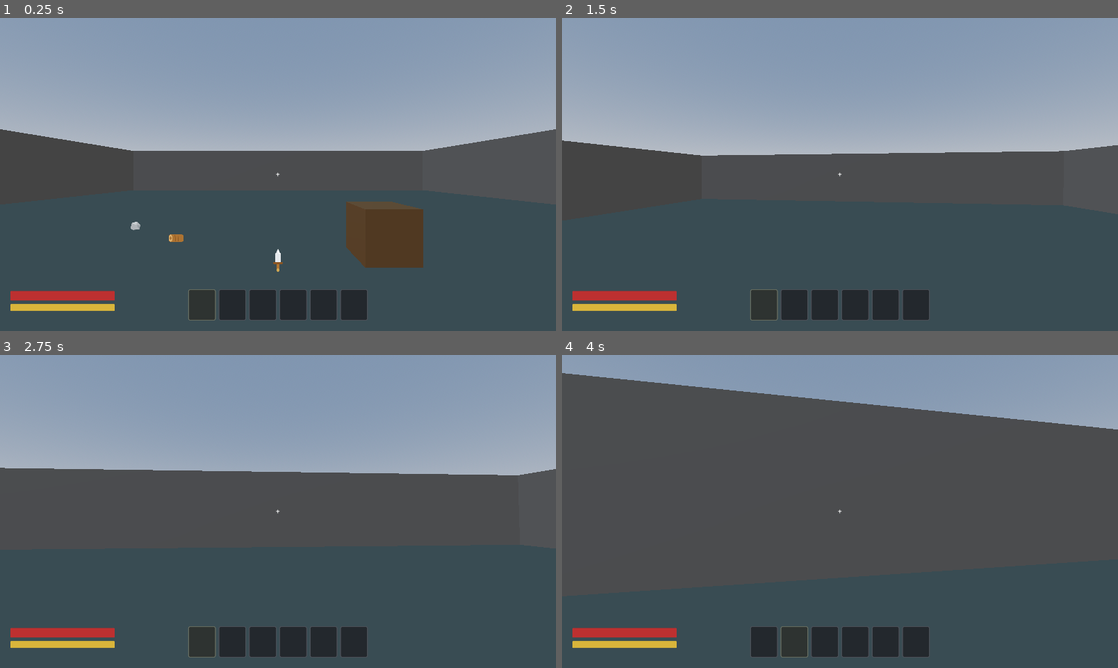
Above: before the commit, frames 1-4 (two rows, left to right).
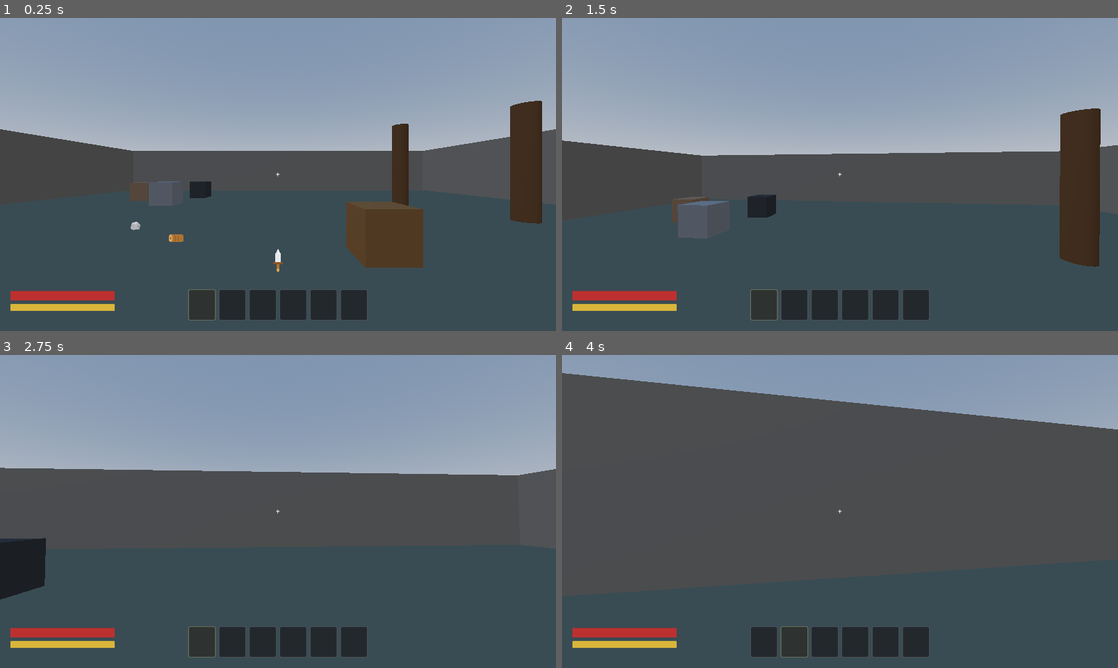
Above: after the commit, the same moments.

Repository: RosierKirill/QuietPlaceGame
Game: Godot game, scene res://world/test_room.tscn
The game is run twice, just before and just after one commit, with the same random seed, the same clock (stepped at 60 frames per second) and the same inputs.
Inputs (mouse positions are in pixels of both pictures, inside the frame that each line leads up to):
- Up to frame 1 (0.25 s): no input
- Up to frame 2 (1.5 s): tap Enter at 0.5 s; move the mouse to (867, 174) at 0.52 s; hold Mouse wheel down (hotbar_next) 0.53-1.28 s; hold W (move_forward) from 0.53 s (still down); tap Space (jump) at 0.77 s; move the mouse to (812, 174) at 1.27 s; tap Mouse wheel up (hotbar_previous) at 1.35 s
- Up to frame 3 (2.75 s): keep holding W (move_forward); tap Space (jump) at 1.52 s; move the mouse to (289, 505) at 2.02 s; hold E (interact) from 2.03 s (still down)
- Up to frame 4 (4 s): keep holding W (move_forward); move the mouse to (834, 517) at 2.77 s; release E (interact) at 2.78 s; tap Shift (sprint) at 2.85 s; tap Space (jump) at 3.02, 3.77 s; move the mouse to (878, 514) at 3.52 s; hold Mouse wheel down (hotbar_next) from 3.53 s (still down)

The runs differ from the first frame. In frame 1, 3.3% of the frame differs, in the area x 23-98%, y 26-66%; in frame 2, 4.1%, in the area x 19-97%, y 28-80%; in frame 3, 1.4%; in frame 4, nothing differs.

Commit message:
feat: place les ressources récoltables dans la salle de test
Deux arbres, un rocher, une veine de fer et une veine de charbon, répartis
autour du point de départ pour valider la récolte.

GAME-402 GAME-403 GAME-404 GAME-405

Diff:
--- a/world/test_room.tscn
+++ b/world/test_room.tscn
@@ -6,6 +6,10 @@
 [ext_resource type="Resource" path="res://items/wood.tres" id="4_wood"]
 [ext_resource type="Resource" path="res://items/stone.tres" id="5_stone"]
 [ext_resource type="Resource" path="res://items/dagger.tres" id="6_dagger"]
+[ext_resource type="PackedScene" path="res://entities/resources/tree.tscn" id="7_tree"]
+[ext_resource type="PackedScene" path="res://entities/resources/stone.tscn" id="8_stone"]
+[ext_resource type="PackedScene" path="res://entities/resources/iron_vein.tscn" id="9_iron"]
+[ext_resource type="PackedScene" path="res://entities/resources/coal_vein.tscn" id="10_coal"]
 
 [sub_resource type="ProceduralSkyMaterial" id="ProceduralSkyMaterial_sky"]
 
@@ -131,3 +135,18 @@
 [node name="DaggerPickup" parent="." instance=ExtResource("3_world_item")]
 transform = Transform3D(1, 0, 0, 0, 1, 0, 0, 0, 1, 0, 0, 3)
 item = ExtResource("6_dagger")
+
+[node name="Tree1" parent="." instance=ExtResource("7_tree")]
+transform = Transform3D(1, 0, 0, 0, 1, 0, 0, 0, 1, 6, 0, -4)
+
+[node name="Tree2" parent="." instance=ExtResource("7_tree")]
+transform = Transform3D(1, 0, 0, 0, 1, 0, 0, 0, 1, 8.5, 0, -1)
+
+[node name="Stone1" parent="." instance=ExtResource("8_stone")]
+transform = Transform3D(1, 0, 0, 0, 1, 0, 0, 0, 1, -6, 0, -5)
+
+[node name="IronVein1" parent="." instance=ExtResource("9_iron")]
+transform = Transform3D(1, 0, 0, 0, 1, 0, 0, 0, 1, -8.5, 0, -7)
+
+[node name="CoalVein1" parent="." instance=ExtResource("10_coal")]
+transform = Transform3D(1, 0, 0, 0, 1, 0, 0, 0, 1, -5.5, 0, -8.5)
Not shown: 1 places in world/test_room.tscn that only renumber resources
